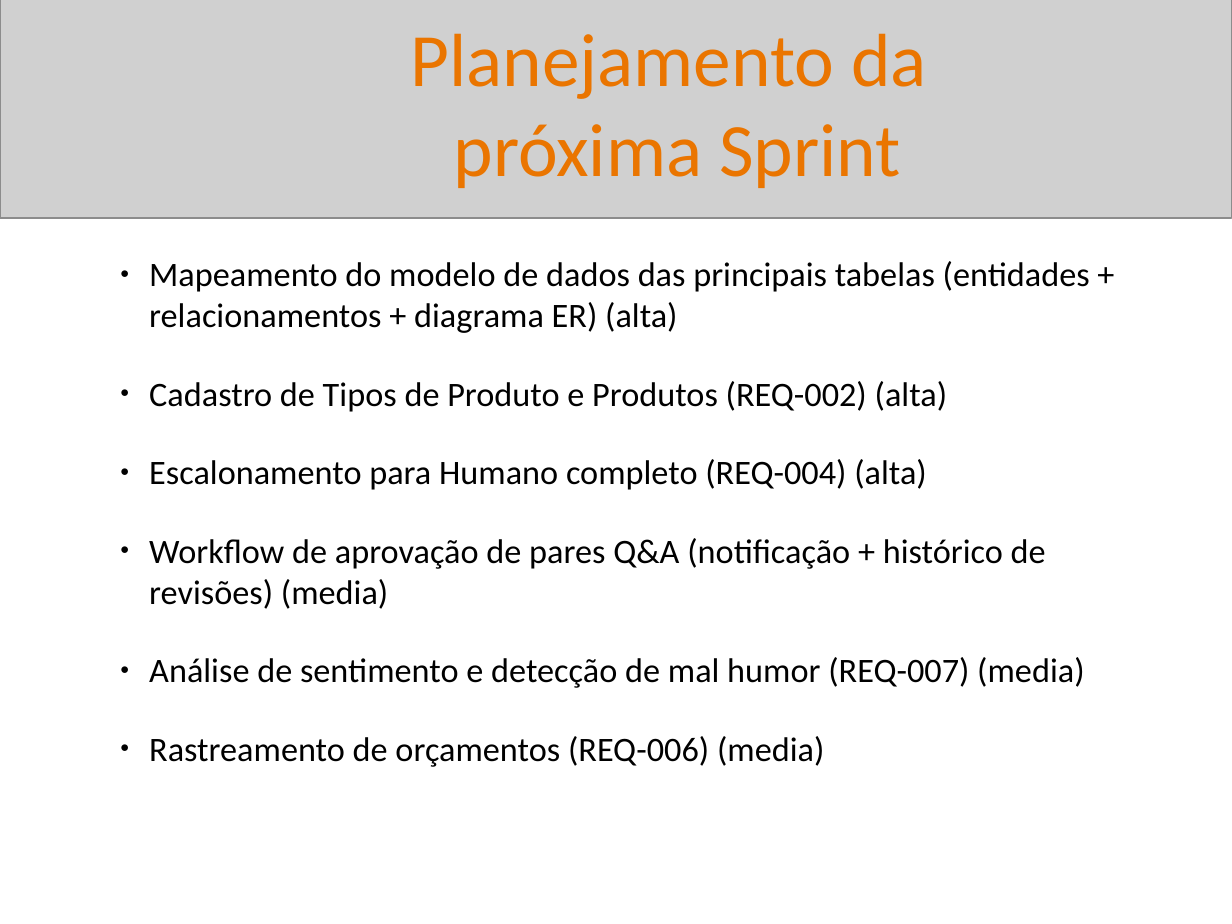
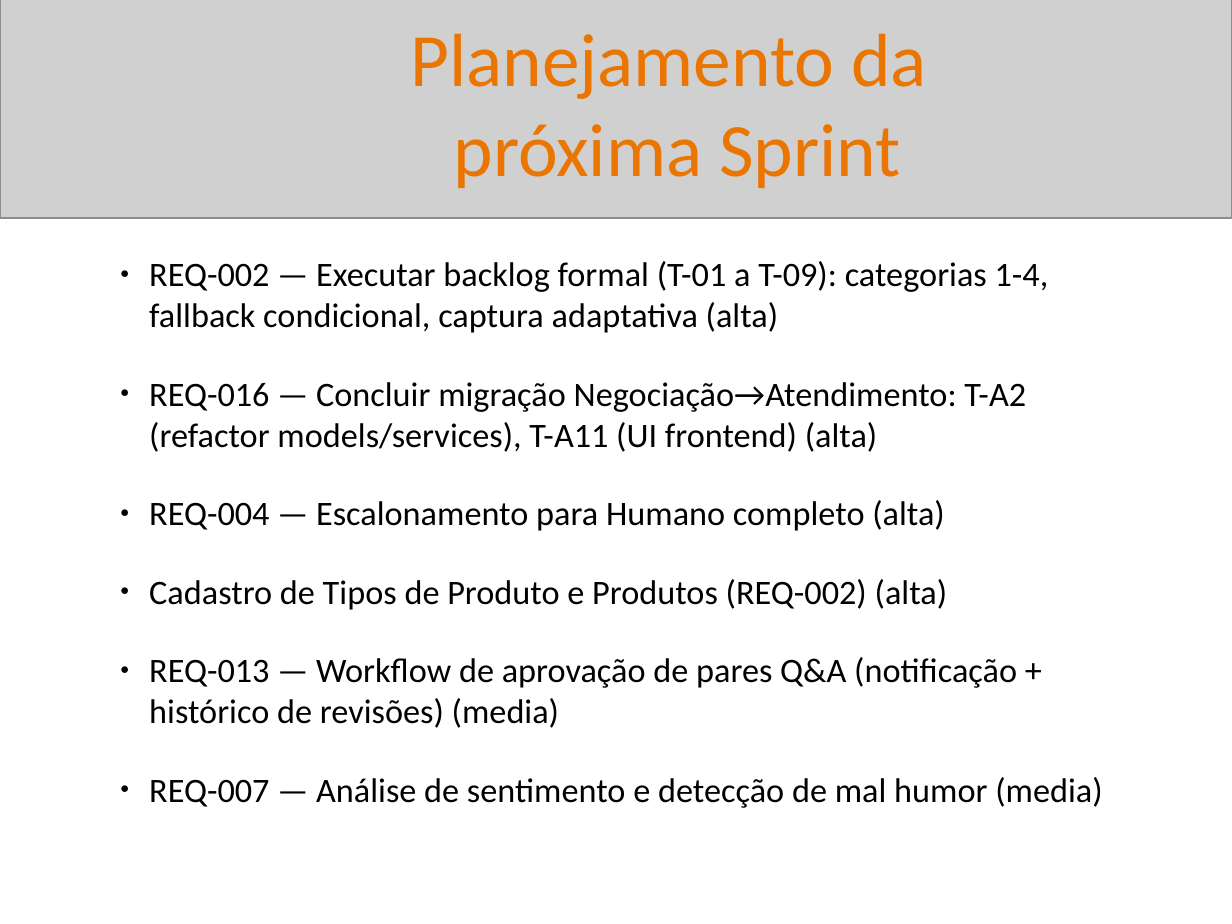
Before and after one commit to BetoFigu66/AgenteAssistenteDeVendas, a slide deck: slide 26 of artefatos/gerente_de_projetos/reports/sprint_02_20260510_Interno.pptx (slide 17 before the commit). Drawn at 1232x924 pixels with LibreOffice and Linux fonts; fonts in the diff are those of the drawing; grey boxes stand for pictures. Boxes give left, top, right and bottom in pixels: in the first picture for what was removed or moved away, otherwise in the second. Text is boxed around its words. In the diff, an @@ line names an element or a change of style, - is before the commit and + after.

```diff
--- a/artefatos/gerente_de_projetos/reports/sprint_02_20260510_Interno.pptx
+++ b/artefatos/gerente_de_projetos/reports/sprint_02_20260510_Interno.pptx
@@ subtitle at [149, 261, 1049, 531]: text changed @@
-● Mapeamento do modelo de dados das principais tabelas (entidades + relacionamentos + diagrama ER) (alta)
+● REQ-002 — Executar backlog formal (T-01 a T-09): categorias 1-4, fallback condicional, captura adaptativa (alta)
+● REQ-016 — Concluir migração Negociação→Atendimento: T-A2 (refactor models/services), T-A11 (UI frontend) (alta)
+● REQ-004 — Escalonamento para Humano completo (alta)
@@ subtitle at [149, 657, 1102, 808]: text changed @@
-● Escalonamento para Humano completo (REQ-004) (alta)
-● Workflow de aprovação de pares Q&A (notificação + histórico de revisões) (media)
-● Análise de sentimento e detecção de mal humor (REQ-007) (media)
-● Rastreamento de orçamentos (REQ-006) (media)
+● REQ-013 — Workflow de aprovação de pares Q&A (notificação + histórico de revisões) (media)
+● REQ-007 — Análise de sentimento e detecção de mal humor (media)
```
Also in this commit, not shown: 6 other slides changed, 9 slides added, 15 other files.
